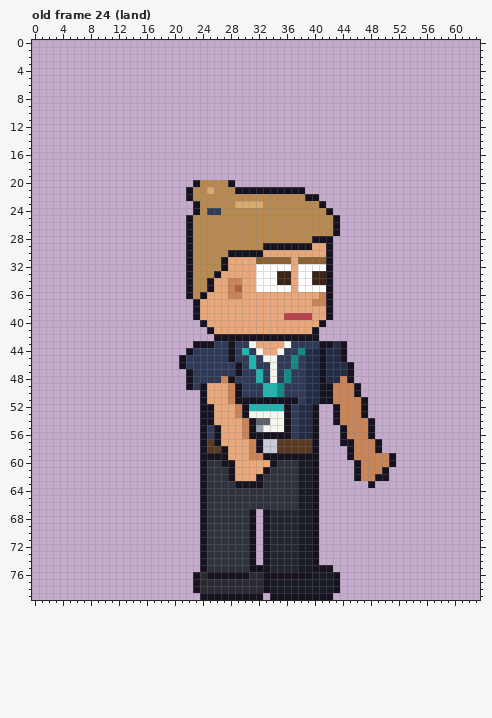
One commit to this pixel-art file: sprites/expo/expo_regdesk_right_anim.aseprite. Above: the version before the commit.
64x80 pixels, 123 frames. Colours within 5 levels of each other are drawn and written as one. Shown: old frame 24 (land). The commit also changed other frames, which this record leaves out.
New version:
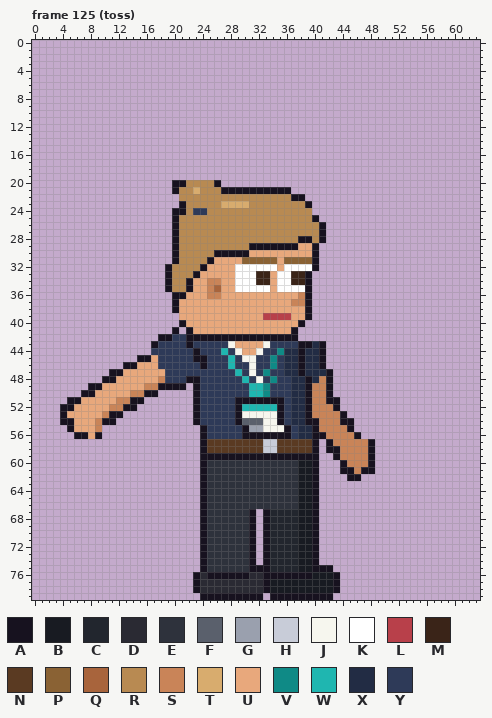
Palette (. is transparent): A #17121f  B #181b22  C #22262e  D #2a2a33  E #2e323c  F #5a606c  G #9aa0ae  H #c8ccd8  J #f6f6ee  K #ffffff  L #b8404a  M #3a2418  N #5a3a22  P #8a6234  Q #a8643c  R #b88a52  S #c98458  T #d8ac6e  U #e8a87c  V #0f8a86  W #1fb6b0  X #222c44  Y #2e3a58
A new or re-ordered frame is compared with the old frame closest to it.
The exact change:
frames 123 -> 129
--- frame 125 (toss) is new; against old frame 24 (land)
@@ x 0..63 @@
 19 ................................................................
-20 .......................ARRRRA...................................
-21 ......................ARRTRRRAAAAAAAAAA.........................
-22 ......................ARRRRRRRRRRRRRRRRAA.......................
-23 .......................ARRRRRTTTTRRRRRRRRA......................
-24 .......................ARYYRRRRRRRRRRRRRRRA.....................
-25 ......................ARRRRRRRRRRRRRRRRRRRRA....................
-26 ......................ARRRRRRRRRRRRRRRRRRRRA....................
-27 ......................ARRRRRRRRRRRRRRRRRRRRA....................
-28 ......................ARRRRRRRRRRRRRRRRRAAA.....................
-29 ......................ARRRRRRRRRRAAAAAAAUUA.....................
-30 ......................ARRRRRAAAAAUUUUUUUUUA.....................
-31 ......................ARRRRAUUUUPPPPPUPPPPA.....................
-32 ......................ARRRRAUUUUKKKKKUKKKKA.....................
-33 ......................ARRRAUUUUUKKKMMUKKMMA.....................
-34 ......................ARRAUUSSUUKKKMMUKKMMA.....................
-35 ......................ARRAUUSQUUKKKKKUKKKKA.....................
-36 ......................ARAUUUSSUUUUUUUUUUUSA.....................
-37 .......................AUUUUUUUUUUUUUUUUSSA.....................
-38 .......................AUUUUUUUUUUUUUUUUUUA.....................
-39 .......................AUUUUUUUUUUUULLLLUUA.....................
-40 ........................AUUUUUUUUUUUUUUUUA......................
-41 .........................AUUUUUUUUUUUUUUA.......................
-42 ..........................AAAAAAAAAAAAAAA.......................
-43 .......................AAAYYAYYJUUUUJYYYYAAXA...................
-44 ......................AYYYYYAYWYJUUJYYVXXAXXA...................
-45 .....................AYYYYYYAYYWYJJYYVYXXAXXA...................
-46 .....................AYYYYYYYAYWYYJYYVYXXAXXXA..................
-47 ......................AYYYYYYAYYWYJYVYYXXAXXXA..................
-48 ......................AYYYYSAYYYWYJYVYYXXAXXSA..................
-49 ......................AYAUUUSAYYYWWVYYYXXAASSSA.................
-50 ........................AUUUSAYYYWWVYYYXXAASSSA.................
-51 ........................AUUUSAAAAAAAAAYXXAASSSSA................
-52 ........................AAUUUSAWWWWWAYXXA..ASSSA................
-53 ........................AAUUUSAJJJJJAYXXA..ASSSA................
-54 ........................AAUUUUSAFFJJAYXXA..ASSSSA...............
-55 ........................AYAUUUSAGJJJAYXXA...ASSSA...............
-56 ........................AYAUUUSAAAAAAYXXA...ASSSA...............
-57 ........................ANAUUUUSAHHNNNNNA...AASSSA..............
-58 ........................ANNAUUUSAHHNNNNNA....ASSSA..............
-59 ........................AAAAUUUSSAAAAAAAA....ASSSSSA............
-60 ........................AEEAAUUUUUAEEEBBA.....ASSSSA............
-61 ........................AEEEAUUUUAEEEEBBA.....ASSSA.............
-62 ........................AEEEAUUUAEEEEEBBA.....ASSAA.............
-63 ........................AEEEEAAAAEEEEEBBA.......A...............
+20 ....................AARRRRA.....................................
+21 ....................ARRTRRRAAAAAAAAAA...........................
+22 .....................RRRRRRRRRRRRRRRRAA.........................
+23 .....................ARRRRRTTTTRRRRRRRRA........................
+24 ....................AARYYRRRRRRRRRRRRRRR........................
+25 ....................ARRRRRRRRRRRRRRRRRRRA.......................
+26 ....................ARRRRRRRRRRRRRRRRRRRRA......................
+27 ....................ARRRRRRRRRRRRRRRRRRRRA......................
+28 ....................ARRRRRRRRRRRRRRRRRAARA......................
+29 ....................ARRRRRRRRRRAAAAAAAUUA.......................
+30 ....................ARRRRRAAAAAUUUUUUUUUA.......................
+31 ....................ARRRRAUUUUPPPPPUPPPPA.......................
+32 ...................ARRRRAUUUUKKKKKKUKKKKA.......................
+33 ...................ARRRAUUUUUKKKMMUKKMMA........................
+34 ...................ARRAUUSSUUKKKMMUKKMMA........................
+35 ...................ARRAUUSQUUKKKKKUKKKKA........................
+36 ....................AAUUUSSUUUUUUUUUUUSA........................
+37 ....................AUUUUUUUUUUUUUUUUSSA........................
+38 ....................AUUUUUUUUUUUUUUUUUUA........................
+39 .....................UUUUUUUUUUUULLLLUUA........................
+40 .....................AUUUUUUUUUUUUUUUUA.........................
+41 ....................A.AUUUUUUUUUUUUUUA..........................
+42 ..................AAYYAAAAAAAAAAAAAAAA..........................
+43 .................AYYYYAYYYYYJUUUUJYYYYAAXA......................
+44 .................YYYYYYAYYYWYJUUJYYVXXAXXA......................
+45 ...............AAUYYYYYAAYYYWYJJYYVYXXAXXA......................
+46 .............AAUUUYYYYYYAYYYWYYJYYVYXXAXXA......................
+47 ...........AAUUUUUUYYYYYYYYYYWYJYVYYXXAXXXA.....................
+48 ..........AAUUUUUUSYYYAAYYYYYYWYJYVYYXXAXSA.....................
+49 ........AAUUUUUUSSAAAA.AYYYYYYYWWVYYYXXASSA.....................
+50 .......AAUUUUUSSAA.....AYYYYYYYWWVYYYXXASSA.....................
+51 .....AAUUUUUSSAA.......AYYYYYAAAAAAAYXXASSAA....................
+52 ....AAUUUUUSSAA........AYYYYYAWWWWWAYXXASSSA....................
+53 ....AUUUUUSAA..........AYYYYYAJJJJJAYXXASSSSA...................
+54 ....AAUUUSAA...........AYYYYYAFFFJJAYXXAASSSAA..................
+55 .....AUUUS..............AYYYYYAGGJJJAYXXASSSSA..................
+56 ......AAUA..............AYYYYYAAAAAAAYXXAASSSSA.................
+57 ........................ANNNNNNNNHHNNNNNA.ASSSSSA...............
+58 ........................ANNNNNNNNHHNNNNNA.AASSSSA...............
+59 ........................AAAAAAAAAAAAAAAAA..ASSSSA...............
+60 ........................AEEEEEEEEEEEEEBBA...ASSSA...............
+61 ........................AEEEEEEEEEEEEEBBA...AASAA...............
+62 ........................AEEEEEEEEEEEEEBBA....AA.................
+63 ........................AEEEEEEEEEEEEEBBA.......................
 64 ........................AEEEEEEEEEEEEEBBA.......................
Where, in picture pixels (left, top, right, bottom), the same in both pictures:
changed: (60, 180, 396, 488)
